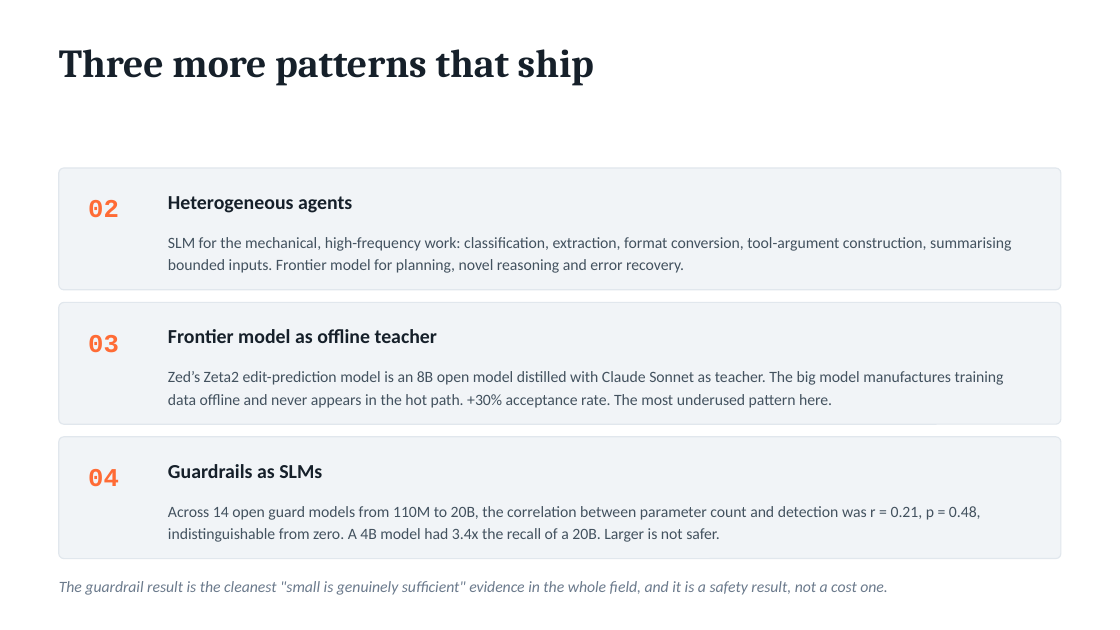
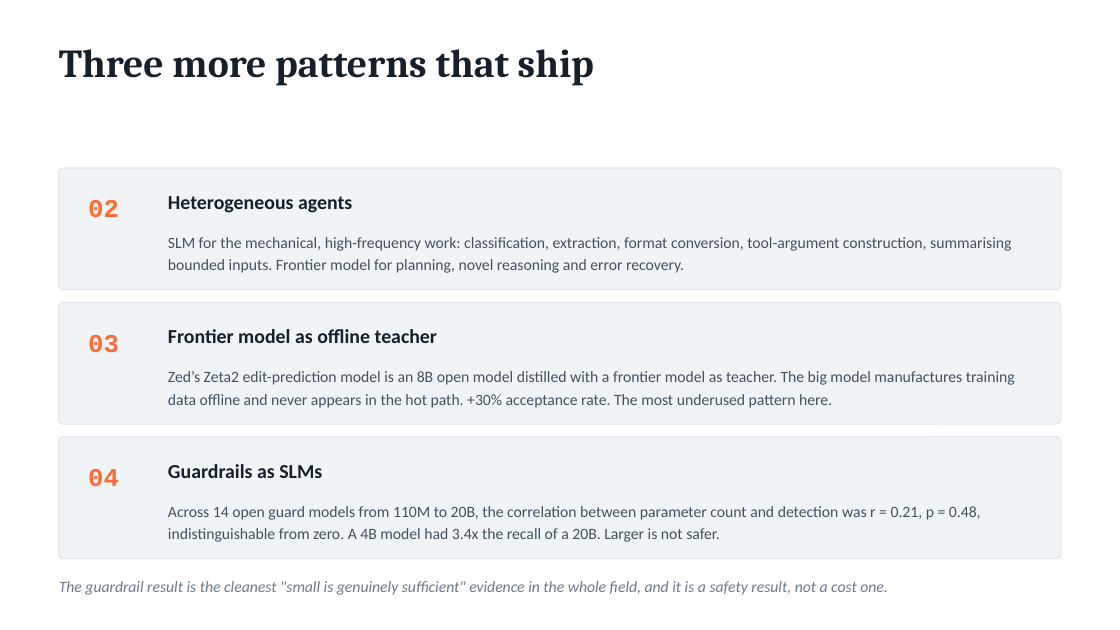
Before and after one commit to kashcm/slm-workshop, a slide deck: slide 25 of 01-deck/slm-class-deck.pptx. Drawn at 1120x630 pixels with LibreOffice and Linux fonts; fonts in the diff are those of the drawing. Boxes give left, top, right and bottom in pixels: in the first picture for what was removed or moved away, otherwise in the second. Text is boxed around its words. In the diff, an @@ line names an element or a change of style, - is before the commit and + after.

Commit message:
Replace vendor model names with durable capability tiers

```diff
--- a/01-deck/slm-class-deck.pptx
+++ b/01-deck/slm-class-deck.pptx
@@ text at <box>168,371,1015,408</box>: text changed @@
-Zed’s Zeta2 edit-prediction model is an 8B open model distilled with Claude Sonnet as teacher. The big model manufactures training data offline and never appears in the hot path. +30% acceptance rate. The most underused pattern here.
+Zed’s Zeta2 edit-prediction model is an 8B open model distilled with a frontier model as teacher. The big model manufactures training data offline and never appears in the hot path. +30% acceptance rate. The most underused pattern here.
```
Also in this commit, not shown: 2 other slides changed, 3 other files.
